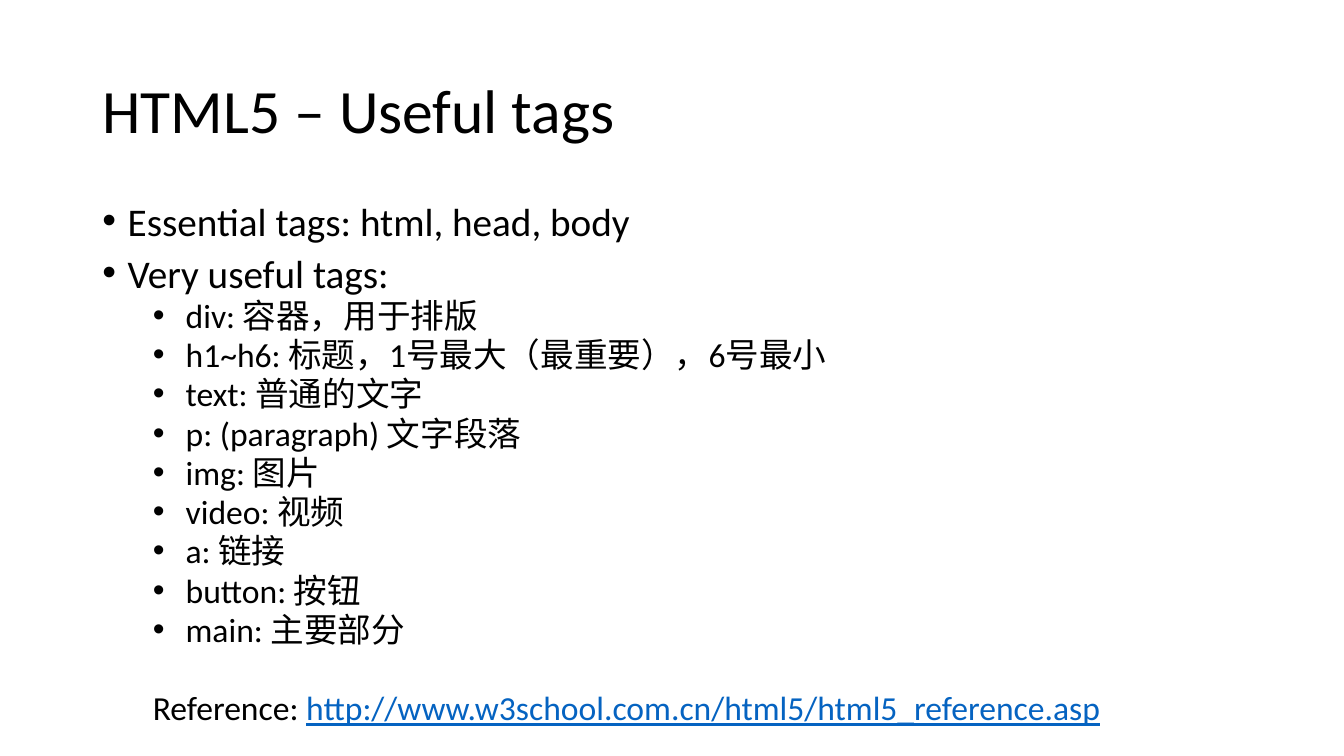
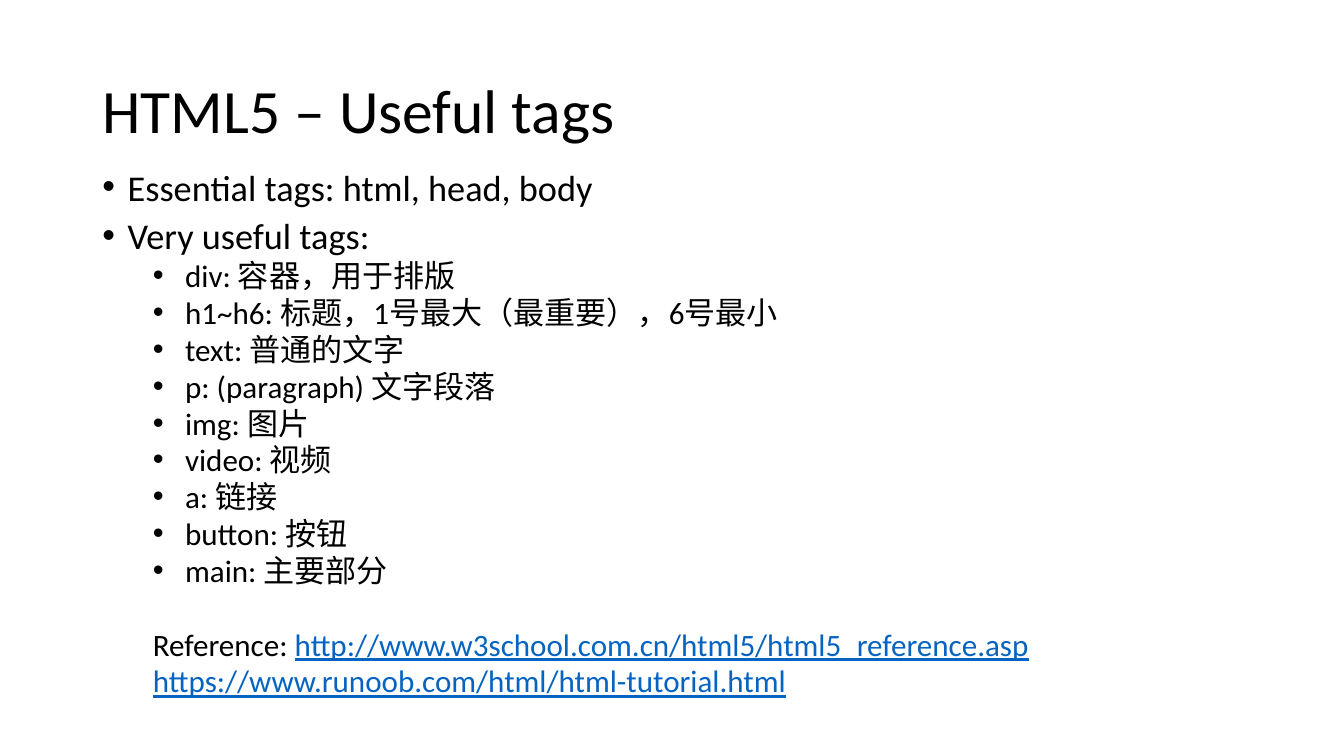
Before and after one commit to PolarisStudio/LGUReact, a slide deck: slide 8 of L1/L1.pptx. Drawn at 1344x756 pixels with LibreOffice and Linux fonts; fonts in the diff are those of the drawing. Boxes give left, top, right and bottom in pixels: in the first picture for what was removed or moved away, otherwise in the second. Text is boxed around its words. In the diff, an @@ line names an element or a change of style, - is before the commit and + after.

Commit message:
L1

```diff
--- a/L1/L1.pptx
+++ b/L1/L1.pptx
@@ text "Essential tags: html, head, body": place and size @@
-text "Essential tags: html, head, body" at bbox=[128, 208, 1100, 726]
+text "Essential tags: html, head, body" at bbox=[128, 175, 1029, 698]
@@ text at bbox=[128, 175, 1029, 661]: size 28 to 25.9 pt in "Essential tags: html, head, body", "Very useful tags:"; size 24 to 22.2 pt in "div: 容器，用于排版", "h1~h6: 标题，1号最大（最重要），6号最小", "text: 普通的文字", "p: (paragraph) 文字段落" and 6 more places @@
@@ text at bbox=[153, 670, 786, 698]: paragraph added @@
+  https://www.runoob.com/html/html-tutorial.html
```
